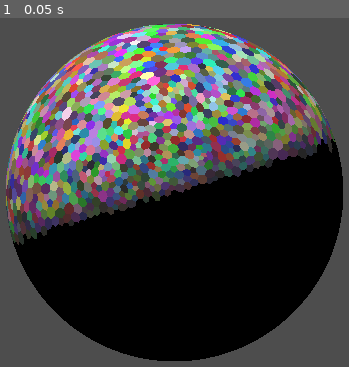
Above: before the commit, frame 1.
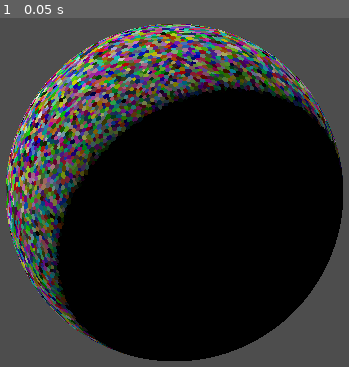
Above: after the commit, the same moment.

Repository: spuddydev/planetastic
Game: Godot game, scene res://src/planet/planet.tscn
The game is run twice, just before and just after one commit, with the same random seed, the same clock (stepped at 60 frames per second) and the same inputs.
Inputs:
- Up to frame 1 (0.05 s): no input

The runs differ from the first frame. In frame 1, 39% of the frame differs, in the area x 1-99%, y 1-98%.

Commit message:
fix: prevent double generation on startup

Diff:
--- a/project.godot
+++ b/project.godot
@@ -15,6 +15,12 @@
 config/features=PackedStringArray("4.6", "Forward Plus")
 config/icon="res://icon.svg"
 
+[debug]
+
+gdscript/warnings/directory_rules={
+"res://addons": 1
+}
+
 [editor_plugins]
 
 enabled=PackedStringArray("res://addons/gut/plugin.cfg")
@@ -26,3 +32,4 @@
 [rendering]
 
 rendering_device/driver.windows="d3d12"
+textures/vram_compression/import_etc2_astc=true
--- a/src/planet/planet.gd
+++ b/src/planet/planet.gd
@@ -7,7 +7,7 @@
 ## trigger live regeneration in the editor thanks to @tool.
 
 ## Seed for deterministic generation. Same seed = same planet.
-@export var seed: int = 0:
+@export var planet_seed: int = 0:
 	set = _set_seed
 
 ## Subdivision level. 0 = 20 triangles, each level multiplies by 4.
@@ -32,6 +32,7 @@
 	add_child(_mesh_instance)
 	# In-editor children need this to not be saved into the scene file.
 	_mesh_instance.owner = null
+	_dirty = false
 	_regenerate()
 
 
@@ -42,7 +43,7 @@
 
 
 func _set_seed(value: int) -> void:
-	seed = value
+	planet_seed = value
 	_dirty = true
 
 
@@ -66,21 +67,21 @@
 		return
 
 	var rng := RandomNumberGenerator.new()
-	rng.seed = hash(seed)
+	rng.seed = hash(planet_seed)
 
-	# 1. Generate subdivided icosahedron.
+	# Generate subdivided icosahedron
 	var data := SphereGenerator.generate(level)
 
-	# 2. Perturb + relax for organic irregularity.
+	# Perturb and relax for organic irregularity
 	SphereRelaxer.relax_full(data, distortion, rng)
 
-	# 3. Build dual polyhedron (Voronoi-like tiles).
+	# Build dual polyhedron (Voronoi-like tiles)
 	var cells := DualMeshBuilder.build(data)
 
-	# 4. Convert to renderable mesh.
+	# Convert to renderable mesh
 	_mesh_instance.mesh = SphereMeshBuilder.build_mesh(cells, radius, rng)
 
-	# Temporary: material that shows per-tile vertex colors.
+	# Material that shows per-tile vertex colors
 	var mat := StandardMaterial3D.new()
 	mat.vertex_color_use_as_albedo = true
 	_mesh_instance.material_override = mat
--- a/src/planet/planet.tscn
+++ b/src/planet/planet.tscn
@@ -4,12 +4,18 @@
 
 [node name="Planet" type="Node3D" unique_id=2084971532]
 script = ExtResource("1_planet")
-seed = -13592358137519
+planet_seed = -98765456787652
+level = 5
 distortion = 0.61
 radius = 10.0
 
 [node name="DirectionalLight3D" type="DirectionalLight3D" parent="." unique_id=1598283865]
-transform = Transform3D(0.99978065, 0.02094242, 0, -0.0061229663, 0.29230735, 0.95630485, 0.020027338, -0.9560951, 0.29237148, -24.097275, 2.9174328, 0)
+transform = Transform3D(-0.5120428, 0.46278247, 0.7236329, 0, -0.8424524, 0.53877074, 0.8589599, 0.2758737, 0.43137172, -24.097275, 10.752092, 0)
+light_energy = 0.525
+light_indirect_energy = 4.802
+light_volumetric_fog_energy = 1.95
+light_angular_distance = 6.68
+light_specular = 0.0
 
 [node name="Camera3D" type="Camera3D" parent="." unique_id=2002035134]
 transform = Transform3D(-4.371139e-08, 0, 1, 0, 1, 0, -1, 0, -4.371139e-08, 20, 0, 0)
--- a/src/sphere/dual_cell.gd
+++ b/src/sphere/dual_cell.gd
@@ -3,7 +3,7 @@
 ## One tile in the dual polyhedron — a polygon on the sphere surface.
 ##
 ## Each cell corresponds to a vertex in the original triangle mesh.
-## Pentagons (5 corners) come from vertices with 5 neighbor triangles,
+## Pentagons (5 corners) come from vertices with 5 neighbour triangles,
 ## hexagons (6) from vertices with 6, heptagons (7) from vertices with 7.
 
 ## Center of this cell (the original triangle mesh vertex, on unit sphere).
@@ -12,6 +12,6 @@
 ## Corner positions in CCW order (triangle centroids, on unit sphere).
 var corners: PackedVector3Array
 
-## Indices of neighboring cells, matching corner order. neighbor_indices[i]
+## Indices of neighbouring cells, matching corner order. neighbour_indices[i]
 ## is the cell that shares the edge between corners[i] and corners[i+1].
-var neighbor_indices: PackedInt32Array
+var neighbour_indices: PackedInt32Array
--- a/src/sphere/mesh_builder.gd
+++ b/src/sphere/mesh_builder.gd
@@ -36,9 +36,9 @@
 		corners = _sort_ccw(cell.center, corners)
 		cell.corners = corners
 
-		# Find neighbor cells: for each edge of this cell (between consecutive
-		# corners), the neighbor is the other vertex that shares that triangle.
-		cell.neighbor_indices = _find_neighbors(data, vi, tri_indices, centroids, corners)
+		# Find neighbour cells: for each edge of this cell (between consecutive
+		# corners), the neighbour is the other vertex that shares that triangle.
+		cell.neighbour_indices = _find_neighbours(data, vi, tri_indices, centroids, corners)
 
 		cells[vi] = cell
 
@@ -79,16 +79,16 @@
 	return sorted
 
 
-## Find the neighbor cell indices for a vertex's dual cell.
-## Each consecutive pair of corners corresponds to a shared edge with a neighbor.
-static func _find_neighbors(
+## Find the neighbour cell indices for a vertex's dual cell.
+## Each consecutive pair of corners corresponds to a shared edge with a neighbour.
+static func _find_neighbours(
 	data: SphereData,
 	vi: int,
 	tri_indices: PackedInt32Array,
 	centroids: PackedVector3Array,
 	sorted_corners: PackedVector3Array,
 ) -> PackedInt32Array:
-	var neighbors := PackedInt32Array()
+	var neighbours := PackedInt32Array()
 
 	# For each pair of consecutive corners, find which vertex shares both
 	# of the triangles that produced those corners.
@@ -100,16 +100,16 @@
 		var ti_a := -1
 		var ti_b := -1
 		for ti in tri_indices:
-			if centroids[ti].is_equal_approx(corner_a):
+			if centroids[ti].is_equal_approx(corner_a):  # A liiiitttle sketchy
 				ti_a = ti
 			if centroids[ti].is_equal_approx(corner_b):
 				ti_b = ti
 
 		if ti_a == -1 or ti_b == -1:
-			neighbors.append(-1)
+			neighbours.append(-1)
 			continue
 
-		# The neighbor is the vertex (other than vi) shared by both triangles.
+		# The neighbour is the vertex (other than vi) shared by both triangles.
 		var tri_a := data.get_triangle(ti_a)
 		var tri_b := data.get_triangle(ti_b)
 		var verts_a := [tri_a.x, tri_a.y, tri_a.z]
@@ -120,6 +120,6 @@
 			if v != vi and v in verts_b:
 				found = v
 				break
-		neighbors.append(found)
+		neighbours.append(found)
 
-	return neighbors
+	return neighbours
--- a/src/sphere/perturber.gd
+++ b/src/sphere/perturber.gd
@@ -60,10 +60,10 @@
 	# --- Constraint checks ---
 
 	# 1. Valence: A and B lose a triangle, C and D gain one.
-	var val_a := data.get_vertex_neighbor_count(edge.x)
-	var val_b := data.get_vertex_neighbor_count(edge.y)
-	var val_c := data.get_vertex_neighbor_count(c)
-	var val_d := data.get_vertex_neighbor_count(d)
+	var val_a := data.get_vertex_neighbour_count(edge.x)
+	var val_b := data.get_vertex_neighbour_count(edge.y)
+	var val_c := data.get_vertex_neighbour_count(c)
+	var val_d := data.get_vertex_neighbour_count(d)
 	if val_a - 1 < MIN_VALENCE or val_b - 1 < MIN_VALENCE:
 		return false
 	if val_c + 1 > MAX_VALENCE or val_d + 1 > MAX_VALENCE:
--- a/src/sphere/sphere_data.gd
+++ b/src/sphere/sphere_data.gd
@@ -76,7 +76,7 @@
 
 
 ## Get how many triangles share this vertex (its "valence").
-func get_vertex_neighbor_count(vi: int) -> int:
+func get_vertex_neighbour_count(vi: int) -> int:
 	return _vertex_triangles[vi].size()
 
 
@@ -86,22 +86,21 @@
 	var tri := get_triangle(ti)
 	var verts := [tri.x, tri.y, tri.z]
 
-	# Remove from vertex → triangle cache.
+	# Remove from vertex to triangle cache.
 	for v in verts:
 		var arr: PackedInt32Array = _vertex_triangles[v]
 		var idx := arr.find(ti)
 		if idx != -1:
 			_vertex_triangles[v].remove_at(idx)
 
-	# Remove from edge → triangle cache.
+	# Remove from edge to triangle cache.
 	for i in 3:
 		var key := SphereMath.edge_key(verts[i], verts[(i + 1) % 3])
 		if _edge_triangles.has(key):
-			var arr: PackedInt32Array = _edge_triangles[key]
-			var idx := arr.find(ti)
+			var idx: int = _edge_triangles[key].find(ti)
 			if idx != -1:
-				arr.remove_at(idx)
-			if arr.is_empty():
+				_edge_triangles[key].remove_at(idx)
+			if _edge_triangles[key].is_empty():
 				_edge_triangles.erase(key)
 
 
--- a/src/sphere/sphere_generator.gd
+++ b/src/sphere/sphere_generator.gd
@@ -47,7 +47,8 @@
 		data.vertices.append(v.normalized())
 
 	# This fucking suuuucks man the formatter will not let me arrange these into
-	# triplets... now it just looks terrible... These are the 20 base triangles.
+	# triplets... now it just looks terrible... there is no option to change this.
+	# These are the 20 base triangles.
 	# I have broken them up with empty comments for my own sake
 	data.triangles = PackedInt32Array(
 		[
--- a/tests/unit/test_dual_mesh_builder.gd
+++ b/tests/unit/test_dual_mesh_builder.gd
@@ -40,16 +40,16 @@
 	assert_eq(hexagons, _data.vertices.size() - 12, "remaining should be hexagons")
 
 
-func test_neighbor_symmetry() -> void:
-	# If cell A lists cell B as a neighbor, cell B should list cell A.
+func test_neighbour_symmetry() -> void:
+	# If cell A lists cell B as a neighbour, cell B should list cell A.
 	var cells := DualMeshBuilder.build(_data)
 	for i in cells.size():
-		for ni in cells[i].neighbor_indices:
+		for ni in cells[i].neighbour_indices:
 			if ni == -1:
 				continue
 			var found := false
-			for nj in cells[ni].neighbor_indices:
+			for nj in cells[ni].neighbour_indices:
 				if nj == i:
 					found = true
 					break
-			assert_true(found, "cell %d neighbors %d, but not vice versa" % [i, ni])
+			assert_true(found, "cell %d neighbours %d, but not vice versa" % [i, ni])
--- a/tests/unit/test_perturber.gd
+++ b/tests/unit/test_perturber.gd
@@ -25,7 +25,7 @@
 	SpherePerturber.perturb(data, 1.0, rng)
 
 	for vi in data.vertices.size():
-		var valence := data.get_vertex_neighbor_count(vi)
+		var valence := data.get_vertex_neighbour_count(vi)
 		assert_true(
 			valence >= 5 and valence <= 7,
 			"vertex %d valence %d should be in [5, 7]" % [vi, valence],
--- a/tests/unit/test_relaxer.gd
+++ b/tests/unit/test_relaxer.gd
@@ -49,7 +49,7 @@
 	SphereRelaxer.relax_full(data, 1.0, rng)
 
 	for vi in data.vertices.size():
-		var valence := data.get_vertex_neighbor_count(vi)
+		var valence := data.get_vertex_neighbour_count(vi)
 		assert_true(
 			valence >= 5 and valence <= 7,
 			"vertex %d valence %d should be in [5, 7]" % [vi, valence],
--- a/tests/unit/test_sphere_generator.gd
+++ b/tests/unit/test_sphere_generator.gd
@@ -60,7 +60,7 @@
 	var data := SphereGenerator.generate(0)
 	for vi in data.vertices.size():
 		assert_eq(
-			data.get_vertex_neighbor_count(vi),
+			data.get_vertex_neighbour_count(vi),
 			5,
 			"base icosahedron vertex %d should have valence 5" % vi,
 		)
@@ -72,7 +72,7 @@
 	var data := SphereGenerator.generate(1)
 	for vi in range(12, data.vertices.size()):
 		assert_eq(
-			data.get_vertex_neighbor_count(vi),
+			data.get_vertex_neighbour_count(vi),
 			6,
 			"subdivided interior vertex %d should have valence 6" % vi,
 		)
Not shown, added: export_presets.cfg
